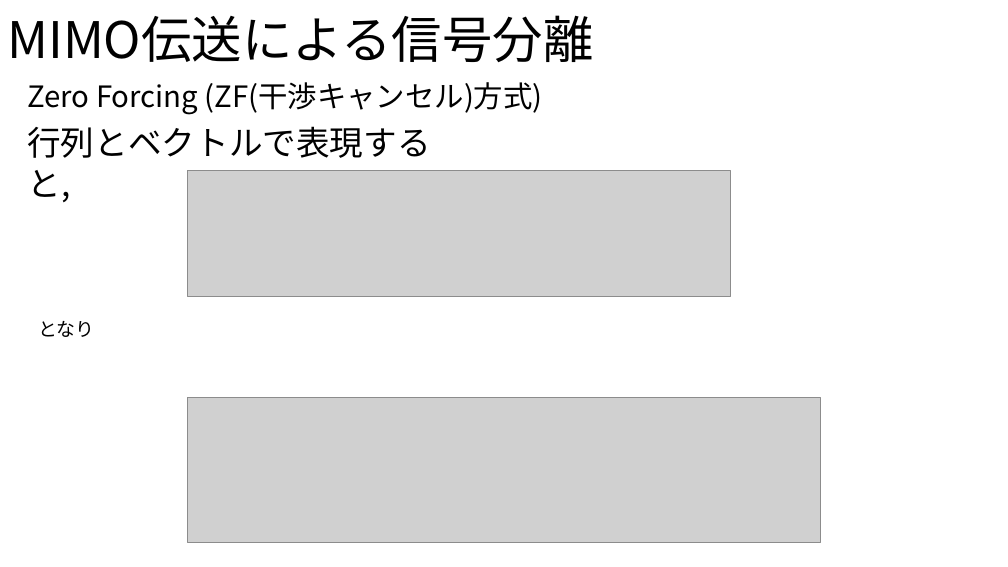
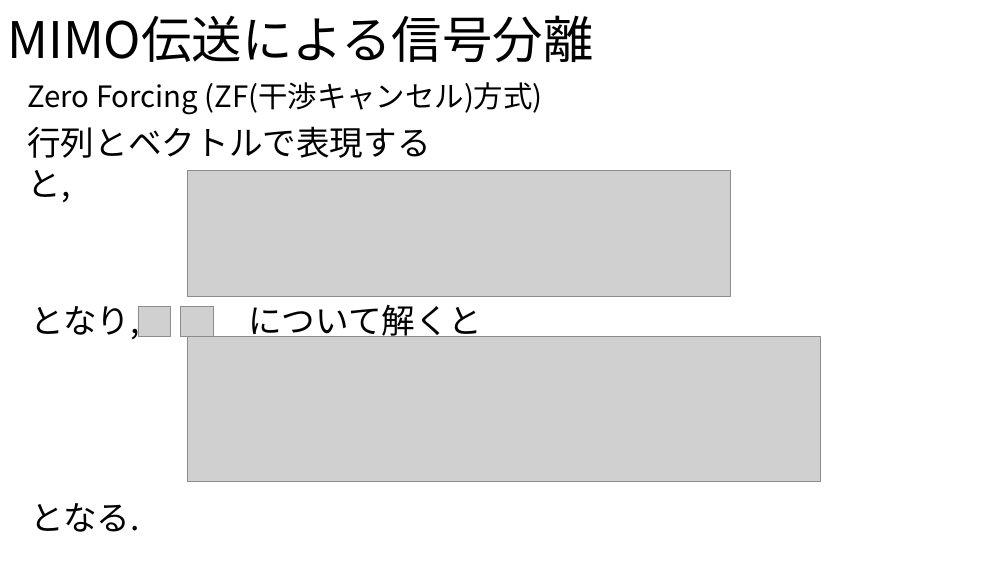
Before and after one commit to ryoww/seminar, a slide deck: slide 6 of MIMO/MIMO.pptx. Drawn at 1008x567 pixels with LibreOffice and Linux fonts; fonts in the diff are those of the drawing; grey boxes stand for pictures. Boxes give left, top, right and bottom in pixels: in the first picture for what was removed or moved away, otherwise in the second. Text is boxed around its words. In the diff, an @@ line names an element or a change of style, - is before the commit and + after.

Commit message:
update

```diff
--- a/MIMO/MIMO.pptx
+++ b/MIMO/MIMO.pptx
@@ text at <box>31,305,482,343</box>: text changed; size 18 to 32 pt @@
-となり
+となり, について解くと
@@ picture added at <box>138,306,170,337</box> @@
@@ picture added at <box>181,306,213,337</box> @@
@@ picture: place and size @@
-picture at <box>188,398,820,543</box>
+picture at <box>188,337,820,482</box>
@@ text added at <box>31,503,140,532</box>, 32 pt, text #000000 @@
+となる.
```
Also in this commit, not shown: 1 slide added.
